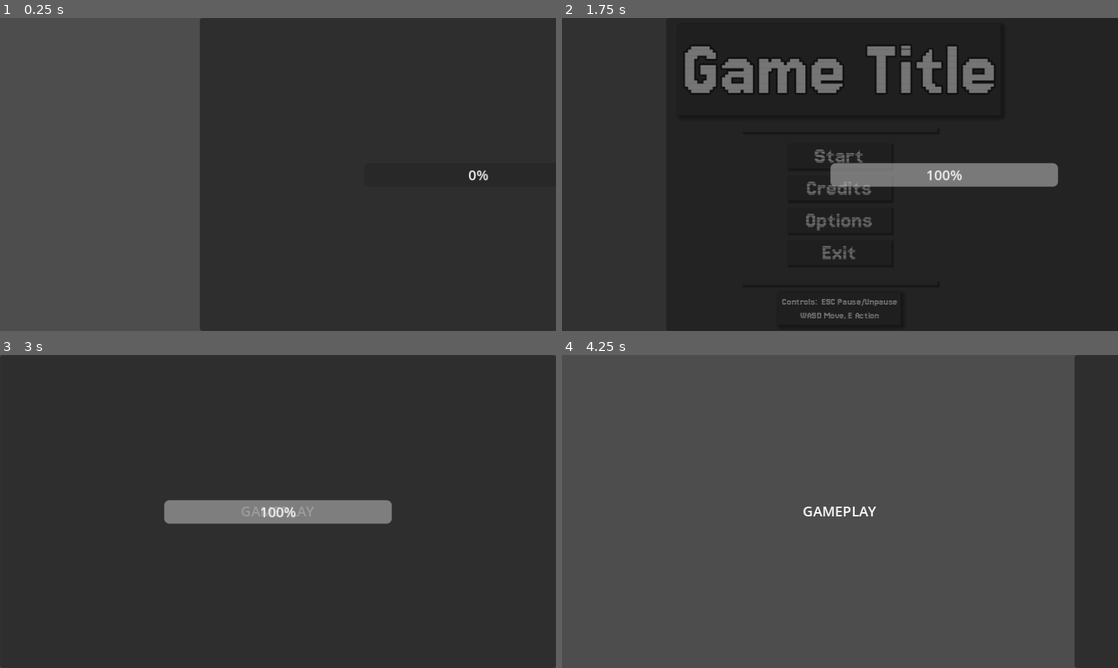
Above: before the commit, frames 1-4 (two rows, left to right).
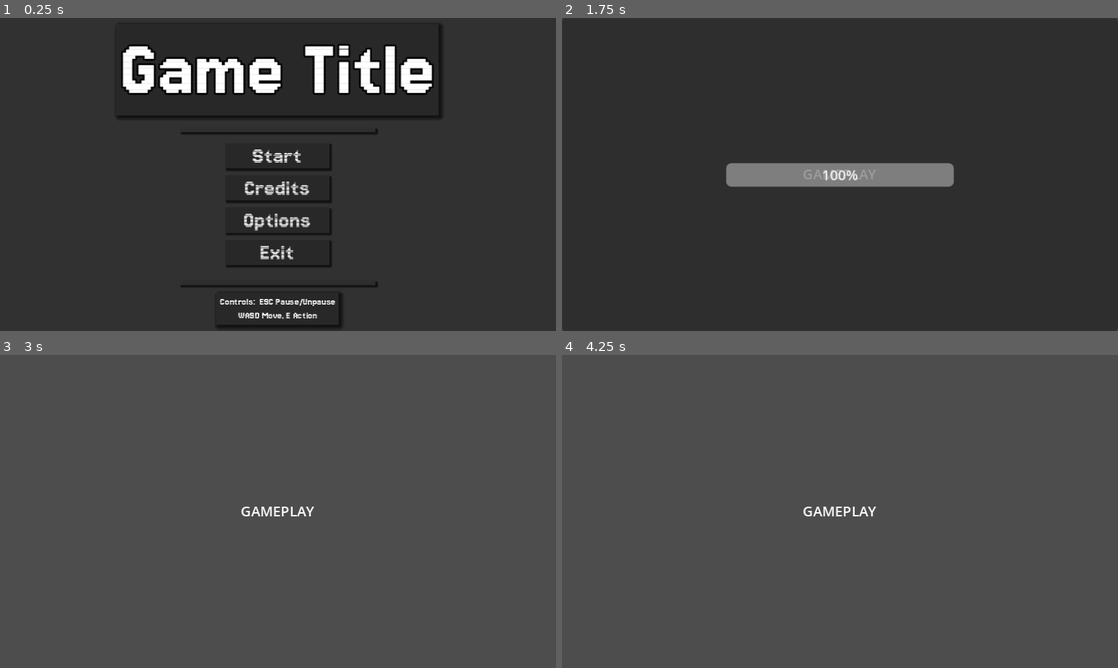
Above: after the commit, the same moments.

Repository: PlayDieRepeat/gmtk_2024
Game: Godot game, scene res://scenes/systems/initializer.tscn
Same seed, same stepped clock (60 frames per second), same inputs: the game is played once before the commit and once after it. Sound files missing from this copy of the repository are replaced by a short silence.
Inputs (mouse positions are in pixels of both pictures, inside the frame that each line leads up to):
- Up to frame 1 (0.25 s): no input
- Up to frame 2 (1.75 s): click (840, 155) at 0.5 s, where only the run after the commit has a clickable "Start"; click (840, 155) at 1.25 s, where only the run before the commit has a clickable "Start"
- Up to frame 3 (3 s): click (278, 492) at 2 s, where only the run before the commit has a clickable "Start"; click (278, 492) at 2.75 s, where only the run before the commit has a clickable "Start"
- Up to frame 4 (4.25 s): tap Enter at 3.5 s; move the mouse to (962, 495) at 3.52 s

The runs differ from the first frame. In frame 1, 42% of the frame differs, in the area x 0-88%, y 0-100%; in frame 2, 8.7%; in frame 3, 100%, in the area x 0-100%, y 0-100%; in frame 4, 7.7%.

Commit message:
Fixed loading screen
Loading screen now has a bool flag in the signature that tells it if a loading screen is needed or not and will pop the loading screen on the tree if true.

Diff:
--- a/scenes/systems/initializer.tscn
+++ b/scenes/systems/initializer.tscn
@@ -6,3 +6,4 @@
 [node name="Initializer" type="Node"]
 script = ExtResource("1_t62qf")
 scene_override = ExtResource("2_q84p8")
+use_overide = null
--- a/scripts/_autoloads/scenester.gd
+++ b/scripts/_autoloads/scenester.gd
@@ -1,78 +1,80 @@
 extends Node
-## Scenester is an autoloader class that handles scene loading, unloading and tradnsitions.  Any leading loading can be
-## handled by calLing swith_scene and passing an RSCene resource.
-## TODO: We should really get a loading screen fade in here.
+## Scenester is an autoloader class that handles scene loading, unloading and transitions.
+## Loading can be handled by calLing swith_scene and passing an RSCene resource,
+## with a bool flag to determine if a loading screen is needed as a transition .
 
 signal loading_progress_changed(progress)
 signal loading_done
 
 @export var main_menu_scene: RScene
 @export var initial_scene: RScene
-var current_scene_id:= ""
-var current_scene= null
+var current_scene_id := ""
+var current_scene: Node = null
 var _loading_screen_path: String = "res://scenes/systems/loading_screen.tscn"
-var _loading_screen= load(_loading_screen_path)
+var _loading_screen = load(_loading_screen_path)
 var _target_scene: RScene
 var _target_scene_loaded: PackedScene
 var _progress: Array = []
-var use_sub_threads: bool= true
+var use_sub_threads: bool = true
 
 ## Asserts that there is at least a main menu scene, also checks if there is an initial scene, and if not sets it to the
-## main Menu scene.  Sets the current scene to whatever is currentl] in the scene.
+## main Menu scene.  Sets the current scene to whatever is currently in the scene.
 func _ready() -> void:
 	assert(main_menu_scene != null,"Main menu scene is not set")
 	if initial_scene == null:
-		initial_scene= main_menu_scene
+		initial_scene = main_menu_scene
 	var root := get_tree().root
-	current_scene= root.get_child(root.get_child_count() -1)
+	current_scene = root.get_child(root.get_child_count() -1)
 	set_process(false)
 
-# Returns the id of the current scene
 func get_curren_scene_id() -> String:
 	return current_scene_id
 
-## Loads the initial scene
 func load_initial_scene() -> void:
-	call_deferred("_deferred_switch_scene", initial_scene)
+	call_deferred("_deferred_switch_scene", initial_scene, false)
 
 # Switch to a scene based on its id
 # 	p_scene_id: The scene id to switch to
-func switch_scene(p_scene: RScene) -> void:
-	call_deferred("_deferred_switch_scene", p_scene)
+func switch_scene(p_scene: RScene, p_needs_to_load: bool) -> void:
+	call_deferred("_deferred_switch_scene", p_scene, p_needs_to_load)
 
-func _deferred_switch_scene(p_scene: RScene):
+func _deferred_switch_scene(p_scene: RScene, p_needs_to_load: bool):
 	if current_scene != null:
 		current_scene.free()
-	# set up the new loading screen, add to tree, and connect signal callbacks
-	# wait for the loading screen to finish, then start to load target scene
-	var new_loading_screen= _loading_screen.instantiate()
+	if p_needs_to_load == true:
+		# set up the new loading screen, add to tree, and connect signal callbacks
+		# wait for the loading screen to finish, then start to load target scene
+		setup_loading_screen()
+		start_load(p_scene)
+	else:
+		#current_scene= ResourceLoader.load(p_scene.scene.get_path())
+		var loaded_scene = ResourceLoader.load(p_scene.scene.get_path())
+		get_tree().change_scene_to_packed(loaded_scene)
+		current_scene = get_tree().current_scene
+
+func setup_loading_screen() -> void:
+	var new_loading_screen: Node = _loading_screen.instantiate()
 	get_tree().get_root().add_child(new_loading_screen)
 	self.loading_progress_changed.connect(new_loading_screen._update_progress_bar)
 	self.loading_done.connect(new_loading_screen._start_outro_animation)
 	await Signal(new_loading_screen, "loading_screen_has_full_coverage")
-	current_scene= new_loading_screen
-	current_scene_id= "LoadingScreen"
-	start_load(p_scene)
-	#var scene_to_load= ResourceLoader.load(p_scene.scene.get_path())
-	#get_tree().root.add_child(current_scene)
-	#get_tree().current_scene = current_scene
+	current_scene = get_tree().current_scene
+	current_scene_id = "LoadingScreen"
 
 func start_load(_scene_to_load: RScene) -> void:
-	_target_scene= _scene_to_load
-	var state= ResourceLoader.load_threaded_request(_target_scene.scene.get_path(), "", use_sub_threads)
+	_target_scene = _scene_to_load
+	var state = ResourceLoader.load_threaded_request(_target_scene.scene.get_path(), "", use_sub_threads)
 	if state == OK:
 		set_process(true)
 
-# Restart the current scene
 func restart_scene() -> void:
 	get_tree().reload_current_scene()
 
-# Quit the game
 func quit_game() -> void:
 	get_tree().quit()
 
 func _process(_delta: float) -> void:
-	var load_status= ResourceLoader.load_threaded_get_status(_target_scene.scene.get_path(), _progress)
+	var load_status = ResourceLoader.load_threaded_get_status(_target_scene.scene.get_path(), _progress)
 	match load_status:
 		0, 2: #? THREAD_LOAD_INVALID_RESOURCE, THREAD_LOAD_FAILED
 			set_process(false)
@@ -80,8 +82,9 @@
 		1: #? THREAD_LOAD_IN_PROGRESS
 			emit_signal("loading_progress_changed", _progress[0])
 		3: #? THREAD_LOAD_LOADED
-			_target_scene_loaded= ResourceLoader.load_threaded_get(_target_scene.scene.get_path())
+			_target_scene_loaded = ResourceLoader.load_threaded_get(_target_scene.scene.get_path())
 			emit_signal("loading_progress_changed", 1.0)
 			emit_signal("loading_done")
 			get_tree().change_scene_to_packed(_target_scene_loaded)
-			current_scene_id= _target_scene.scene_id
+			current_scene = get_tree().current_scene
+			current_scene_id = _target_scene.scene_id
--- a/scripts/menus/main_menu.gd
+++ b/scripts/menus/main_menu.gd
@@ -59,7 +59,7 @@
 
 ## Used to the start the game
 func _on_start_game() -> void:
-	Scenester.switch_scene(game_scene)
+	Scenester.switch_scene(game_scene, true)
 
 ## Used to go to the credits screen
 func _on_go_to_credits() -> void:
--- a/scripts/systems/initializer.gd
+++ b/scripts/systems/initializer.gd
@@ -18,6 +18,6 @@
 	if (SoundManager.has_loaded == true) and (MusicManager.has_loaded == true) and (AudioBankRobber.has_loaded == true):
 		ready_to_start_game = true
 		if (use_overide == true) and (scene_override != null):
-			Scenester.switch_scene(scene_override)
+			Scenester.switch_scene(scene_override, false)
 		else:
 			Scenester.load_initial_scene()
